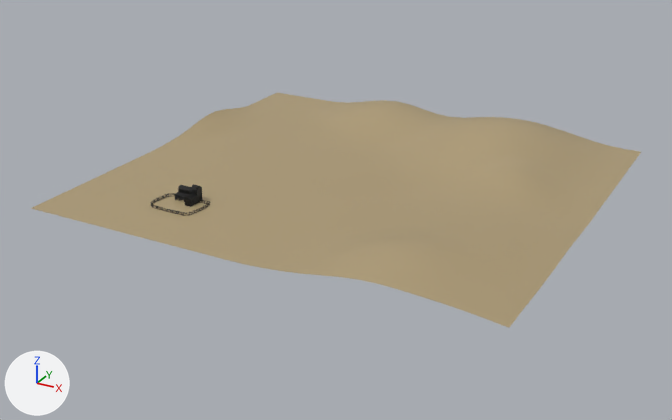
The FBX model Buildings/StableHouse/assets/GroundPlane.fbx as it was, and as the next commit left it.
Both versions are drawn from a 50 mm lens placed at (14.99, -18.92, 10.15), pointed at (2.94, 3.0, -0.8). Arrows for +X, +Y and +Z are at lower left; the lights stay in place. Where no turn or scale is listed for an object, it has been applied to the vertices.

Script lines for the objects in view, before the commit:
```python
mat_groundmat = principled_material('GroundMat')
mat_groundmat.base_color = (0.422, 0.329, 0.181)  # beige #ae9b76
me_mesh_009 = bpy.data.meshes.new('Mesh.009')
me_mesh_009.from_pydata(...)  # 728 vertices, 675 faces; spans x -3.52..10.07, y -2.52..10.07, z -0.08..0.86
me_mesh_009.materials.append(mat_groundmat)  # beige #ae9b76
ob_groundplane = bpy.data.objects.new('GroundPlane', me_mesh_009)
ob_groundplane.location = (0.0, 0.0, 0.0)
```
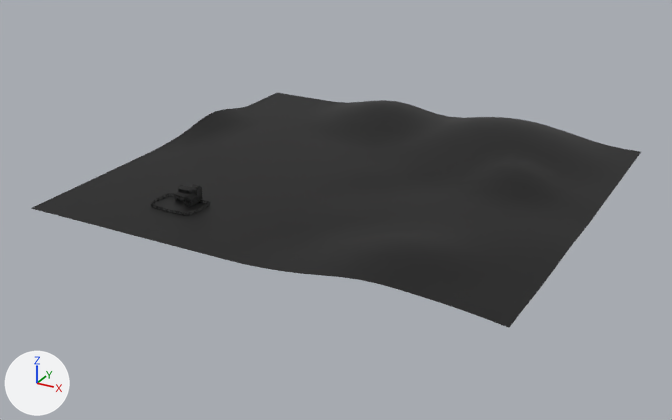
Boxes [x1, y1, x2, y2] around the edits, measured in the pictures (672 x 420 px):
'GroundPlane', surface changed (beige to black): [31, 93, 641, 327] in both

The change, as a list of edits to the scene's bpy script:
```text
Add img_groundplane_groundmat_metalness_1009_png:
    img_groundplane_groundmat_metalness_1009_png = load_image('GroundPlane_GroundMat_Metalness.1009.png', '../sourceimages/GroundPlane/GroundPlane_GroundMat_Metalness.1009.png', 4096, 4096, 'Non-Color')
Change mat_groundmat:
    where n0 = _N.new('ShaderNodeBsdfPrincipled'); n0.name = 'Principled BSDF'
    n0.inputs[0].default_value: (0.422, 0.329, 0.181, 1.0) -> (0.0, 0.0, 0.0, 1.0)  # 'Base Color', beige #ae9b76 -> 'Base Color', black #000000
    add n2 = _N.new('ShaderNodeTexImage'); n2.name = 'Image Texture.001'
    add n2.image = img_groundplane_groundmat_metalness_1009_png
    add _L.new(n2.outputs[0], n0.inputs[1])  # 'Color' to 'Metallic'
```
